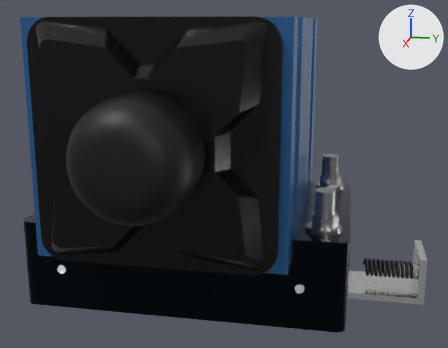
The glTF model 04/assets/04.glb: old version first, new version second.
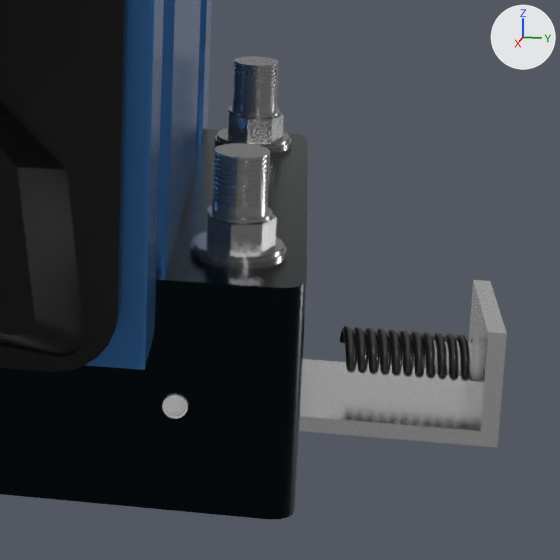
The first picture shows the older version from a 50 mm lens placed at (6.16, 10.53, 0.97), pointed at (0.02, 9.3, -0.57). The close-ups show both versions on the part from 52% to 100% of the width and 38% to 100% of the height of that picture; other places that the commit changed are outside them. Every picture has the same lights, and +X, +Y and +Z are marked at upper right. Where no turn or scale is listed for an object, it has been applied to the vertices.
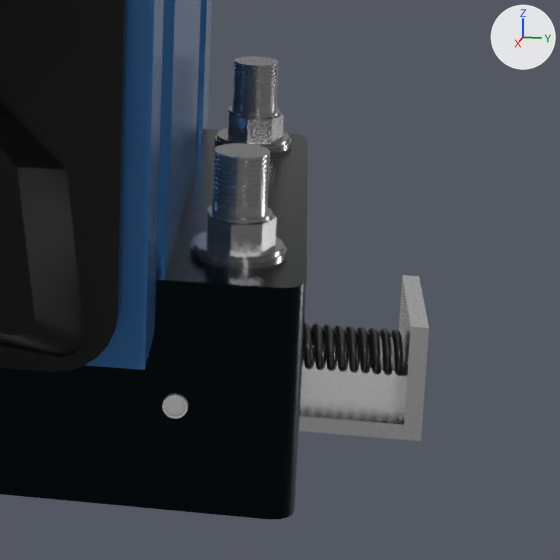
The newer file is also turned or shifted as a whole; pictures and numbers use the older file's frame.

Where the change shows, as pixel boxes [x1, y1, x2, y2] in the close-ups (560 x 560 px):
'Cube.005', moved
    before: [299, 280, 507, 447]
    after: [299, 275, 429, 441]
'Circle', recoloured, moved
    before: [340, 325, 470, 382]
    after: [302, 322, 404, 377]
'Cylinder.002', recoloured, moved
    before: [433, 338, 479, 381]
    after: [371, 336, 404, 371]
'Cylinder.016', recoloured
    both: [162, 393, 188, 419]

What changed in the scene script:
```text
Change mat_material_003:
    mat_material_003.base_color: (1.0, 1.0, 1.0) -> (0.8, 0.8, 0.8)  # white #ffffff -> white #e7e7e7
Add mat_material_009:
    mat_material_009 = principled_material('Material.009')
    mat_material_009.base_color = (0.0802, 0.0802, 0.0802)  # dark grey #505050
    mat_material_009.metallic = 0.589
    mat_material_009.roughness = 0.275
Change me_circle:
    where me_circle.from_pydata(...)  # 5664 vertices, 11264 faces; spans x -0.096..0.096, y -0.512..0.018, z -0.096..0.096
    remove me_circle.materials.append(mat_material_008)  # dark grey #505050
    add me_circle.materials.append(mat_material_009)  # dark grey #505050
Change ob_cube_005:
    ob_cube_005.location: (-0.177, 10.941, -1.698) -> (-0.177, 10.653, -1.698)
Change ob_cylinder_002:
    ob_cylinder_002.location: (-0.2, 11.219, -1.571) -> (-0.2, 10.988, -1.571)
Change ob_circle:
    ob_circle.location: (-0.197, 11.275, -1.564) -> (-0.197, 11.017, -1.564)
```
